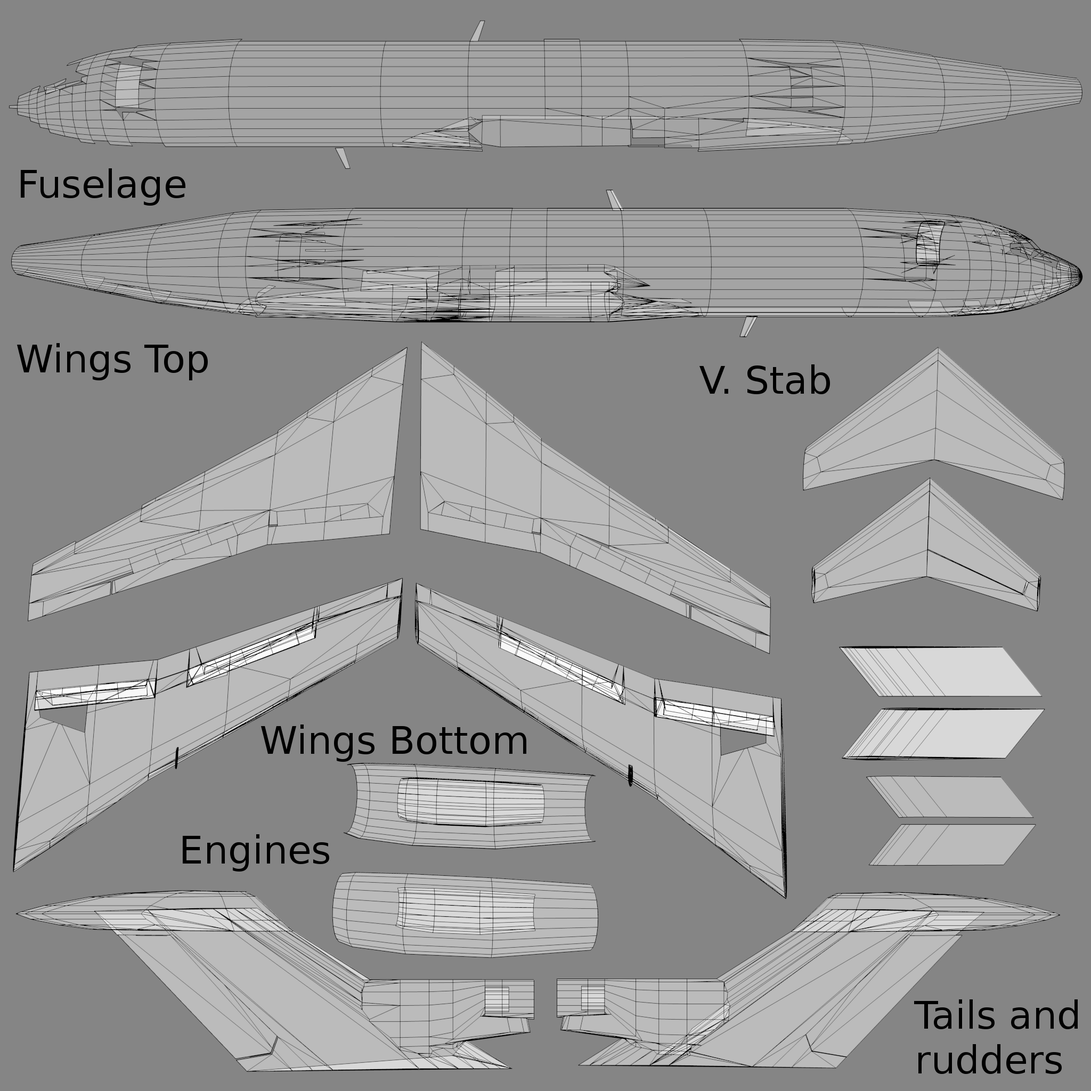
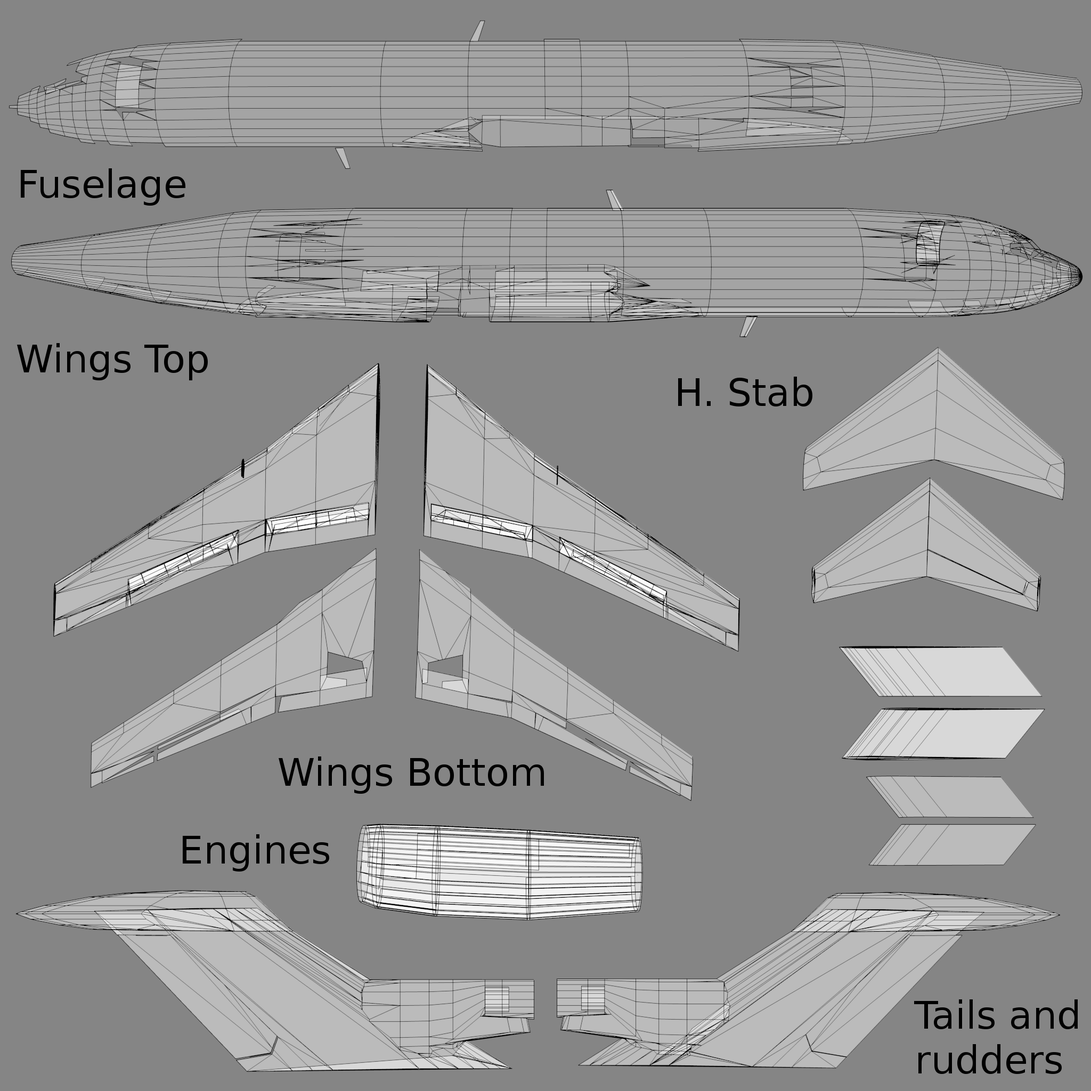
Layer changes from the first 1091 x 1091 image to the second:
painted on "Texts" over [261, 364, 831, 795]
renamed "UV-Map" to "727-230.png", painted on it over [12, 292, 1017, 959]
